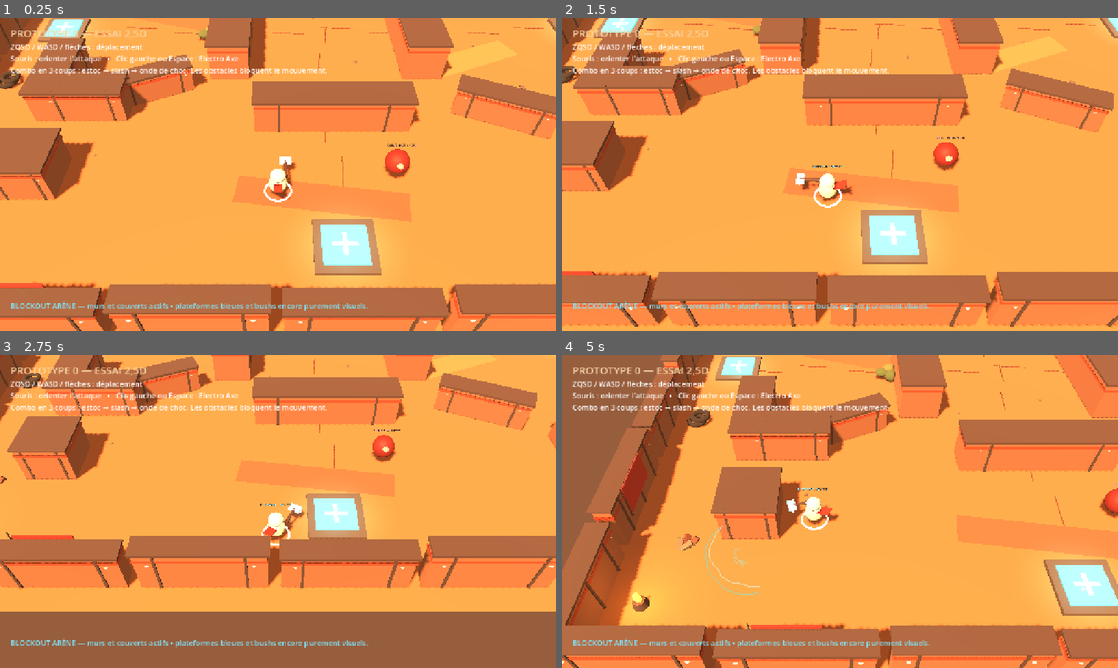
Above: before the commit, frames 1-4 (two rows, left to right).
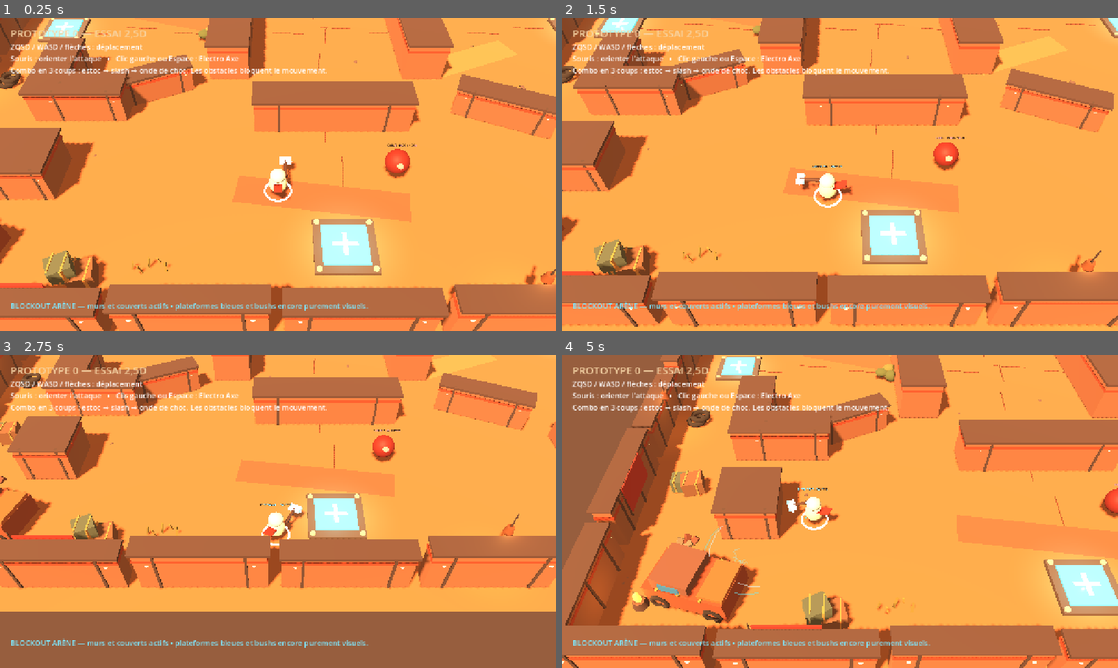
Above: after the commit, the same moments.

Repository: aKoMoses/PROTOTYPE-V0.1
Game: Godot game, scene res://scenes/main.tscn
Same seed, same stepped clock (60 frames per second), same inputs: the game is played once before the commit and once after it.
Inputs (mouse positions are in pixels of both pictures, inside the frame that each line leads up to):
- Up to frame 1 (0.25 s): no input
- Up to frame 2 (1.5 s): move the mouse to (962, 158) at 0.52 s; hold D 0.53-1.28 s; hold Q 0.53-1.28 s; click (962, 158) at 0.67 s; tap Space at 0.77 s; move the mouse to (728, 190) at 1.27 s; hold S from 1.28 s (still down); tap Z at 1.35 s
- Up to frame 3 (2.75 s): tap Space at 1.52 s; move the mouse to (333, 442) at 2.02 s; release S at 2.03 s; hold D from 2.03 s (still down); hold Q from 2.03 s (still down)
- Up to frame 4 (5 s): move the mouse to (812, 574) at 2.77 s; release D at 2.78 s; release Q at 2.78 s; hold W 2.78-3.53 s; tap Z at 2.85, 4.35 s; click (812, 574) at 2.92 s; tap Space at 3.02, 3.77, 4.52 s; move the mouse to (1006, 558) at 3.52 s; hold Q 3.53-4.28 s; hold A from 3.53 s (still down); move the mouse to (673, 464) at 4.27 s

The runs differ from the first frame. In frame 1, 1.8% of the frame differs, in the area x 0-100%, y 0-88%; in frame 2, 1.6%; in frame 3, 1.8%; in frame 4, 5.3%, in the area x 6-98%, y 0-88%.

Commit message:
Push arena art toward scrapyard reference

Diff:
--- a/scripts/main.gd
+++ b/scripts/main.gd
@@ -101,6 +101,209 @@
 	_create_scrap_pile("ScrapPileSouth", Vector3(19.0, 0.0, 21.2), 0.9)
 	_create_scrap_pile("ScrapPileWest", Vector3(-21.2, 0.0, 18.0), 0.75)
 	_create_scrap_pile("ScrapPileEast", Vector3(21.2, 0.0, -18.0), 0.75)
+	_create_wrecked_vehicle("WreckNorthWest", Vector3(-20.0, 0.0, -21.0), 18.0, true)
+	_create_wrecked_vehicle("WreckNorthEast", Vector3(20.0, 0.0, -21.0), -12.0, false)
+	_create_wrecked_vehicle("WreckSouthWest", Vector3(-20.0, 0.0, 21.0), 164.0, false)
+	_create_wrecked_vehicle("WreckSouthEast", Vector3(20.0, 0.0, 21.0), 192.0, true)
+	_create_barrel_cluster("BarrelsNorth", Vector3(-14.0, 0.0, -23.1), 3)
+	_create_barrel_cluster("BarrelsSouth", Vector3(14.0, 0.0, 23.1), 3)
+	_create_barrel_cluster("BarrelsWest", Vector3(-23.1, 0.0, -13.0), 2)
+	_create_barrel_cluster("BarrelsEast", Vector3(23.1, 0.0, 13.0), 2)
+	_create_crate_stack("CratesNorth", Vector3(13.8, 0.0, -22.5), 3)
+	_create_crate_stack("CratesSouth", Vector3(-13.8, 0.0, 22.5), 3)
+	_create_crate_stack("CratesWest", Vector3(-22.5, 0.0, 13.5), 2)
+	_create_crate_stack("CratesEast", Vector3(22.5, 0.0, -13.5), 2)
+	_create_hanging_lamp("LampNorth", Vector3(-8.0, 3.1, -24.2))
+	_create_hanging_lamp("LampSouth", Vector3(8.0, 3.1, 24.2))
+	_create_hanging_lamp("LampWest", Vector3(-24.2, 3.1, 8.0), 90.0)
+	_create_hanging_lamp("LampEast", Vector3(24.2, 3.1, -8.0), 90.0)
+	_create_dead_grass_line(Vector3(-22.0, 0.0, -10.0), 5, 0.8)
+	_create_dead_grass_line(Vector3(22.0, 0.0, 10.0), 5, 0.8)
+	_create_dead_grass_line(Vector3(-10.0, 0.0, 22.0), 5, 0.7)
+	_create_dead_grass_line(Vector3(10.0, 0.0, -22.0), 5, 0.7)
+
+
+func _create_wrecked_vehicle(node_name: String, vehicle_position: Vector3, rotation_y: float, with_crates: bool) -> void:
+	var root := Node3D.new()
+	root.name = node_name
+	root.position = vehicle_position
+	root.rotation_degrees.y = rotation_y
+	var body := MeshInstance3D.new()
+	var body_mesh := BoxMesh.new()
+	body_mesh.size = Vector3(4.4, 1.25, 2.55)
+	body.mesh = body_mesh
+	body.position.y = 0.78
+	body.rotation_degrees.z = -3.0
+	body.material_override = _material(Color("#89452e"), 0.88)
+	root.add_child(body)
+	var hood := MeshInstance3D.new()
+	var hood_mesh := BoxMesh.new()
+	hood_mesh.size = Vector3(1.35, 0.46, 2.25)
+	hood.mesh = hood_mesh
+	hood.position = Vector3(-1.48, 1.46, 0.0)
+	hood.rotation_degrees.z = -4.0
+	hood.material_override = _material(Color("#a85b34"), 0.82)
+	root.add_child(hood)
+	var cabin := MeshInstance3D.new()
+	var cabin_mesh := BoxMesh.new()
+	cabin_mesh.size = Vector3(1.95, 1.12, 2.28)
+	cabin.mesh = cabin_mesh
+	cabin.position = Vector3(0.65, 1.55, 0.0)
+	cabin.rotation_degrees.z = 4.0
+	cabin.material_override = _material(Color("#6b4a3e"), 0.84)
+	root.add_child(cabin)
+	for side in [-1.0, 1.0]:
+		var window := MeshInstance3D.new()
+		var window_mesh := BoxMesh.new()
+		window_mesh.size = Vector3(1.1, 0.48, 0.05)
+		window.mesh = window_mesh
+		window.position = Vector3(0.65, 1.65, side * 1.17)
+		window.material_override = _material(Color("#24383a"), 0.28, Color("#172a2f"))
+		root.add_child(window)
+	for wheel_position in [Vector3(-1.45, 0.32, -1.28), Vector3(-1.45, 0.32, 1.28), Vector3(1.45, 0.32, -1.28), Vector3(1.45, 0.32, 1.28)]:
+		var wheel := MeshInstance3D.new()
+		var wheel_mesh := TorusMesh.new()
+		wheel_mesh.inner_radius = 0.30
+		wheel_mesh.outer_radius = 0.55
+		wheel_mesh.rings = 8
+		wheel_mesh.ring_segments = 12
+		wheel.mesh = wheel_mesh
+		wheel.position = wheel_position
+		wheel.rotation_degrees.x = 90.0
+		wheel.material_override = _material(Color("#272625"), 1.0)
+		root.add_child(wheel)
+	for index in range(3):
+		var brace := MeshInstance3D.new()
+		var brace_mesh := BoxMesh.new()
+		brace_mesh.size = Vector3(0.13, 0.12, 2.58)
+		brace.mesh = brace_mesh
+		brace.position = Vector3(-1.0 + float(index) * 1.15, 1.45, 0.0)
+		brace.material_override = _material(Color("#c38345"), 0.7)
+		root.add_child(brace)
+	if with_crates:
+		_create_vehicle_crate(root, Vector3(0.8, 2.45, -0.55), 0.75)
+		_create_vehicle_crate(root, Vector3(1.1, 2.45, 0.58), 0.62)
+	add_child(root)
+
+
+func _create_vehicle_crate(parent: Node3D, local_position: Vector3, crate_scale: float) -> void:
+	var crate := MeshInstance3D.new()
+	var crate_mesh := BoxMesh.new()
+	crate_mesh.size = Vector3(1.05, 0.72, 0.88) * crate_scale
+	crate.mesh = crate_mesh
+	crate.position = local_position
+	crate.rotation_degrees = Vector3(0.0, 18.0, -4.0)
+	crate.material_override = _material(Color("#596247"), 0.95)
+	parent.add_child(crate)
+
+
+func _create_barrel_cluster(node_name: String, cluster_position: Vector3, count: int) -> void:
+	var root := Node3D.new()
+	root.name = node_name
+	root.position = cluster_position
+	for index in range(count):
+		var barrel := MeshInstance3D.new()
+		var barrel_mesh := CylinderMesh.new()
+		barrel_mesh.top_radius = 0.42
+		barrel_mesh.bottom_radius = 0.50
+		barrel_mesh.height = 1.05
+		barrel.mesh = barrel_mesh
+		barrel.position = Vector3(float(index % 2) * 0.76, 0.54 + float(index / 2) * 0.82, float(index % 2) * 0.18)
+		barrel.rotation_degrees = Vector3(0.0, float(index) * 17.0, float(index % 2) * 4.0)
+		barrel.material_override = _material(Color("#8b4931") if index % 2 == 0 else Color("#555744"), 0.84)
+		root.add_child(barrel)
+		for band_height in [0.24, 0.78]:
+			var band := MeshInstance3D.new()
+			var band_mesh := TorusMesh.new()
+			band_mesh.inner_radius = 0.42
+			band_mesh.outer_radius = 0.47
+			band_mesh.rings = 8
+			band_mesh.ring_segments = 12
+			band.mesh = band_mesh
+			band.position = barrel.position + Vector3.UP * (band_height - 0.54)
+			band.material_override = _material(Color("#c18445"), 0.7)
+			root.add_child(band)
+	add_child(root)
+
+
+func _create_crate_stack(node_name: String, stack_position: Vector3, count: int) -> void:
+	var root := Node3D.new()
+	root.name = node_name
+	root.position = stack_position
+	for index in range(count):
+		var crate := MeshInstance3D.new()
+		var crate_mesh := BoxMesh.new()
+		crate_mesh.size = Vector3(1.35, 1.0, 1.25) * (0.82 + float(index % 2) * 0.12)
+		crate.mesh = crate_mesh
+		crate.position = Vector3(float(index % 2) * 0.72, 0.5 + float(index / 2) * 0.94, float(index % 3) * 0.16)
+		crate.rotation_degrees = Vector3(0.0, float(index) * 13.0, float(index % 2) * 3.0)
+		crate.material_override = _material(Color("#4e5a4a") if index % 2 == 0 else Color("#72513a"), 0.94)
+		root.add_child(crate)
+		for axis in [-1.0, 1.0]:
+			var strap := MeshInstance3D.new()
+			var strap_mesh := BoxMesh.new()
+			strap_mesh.size = Vector3(0.09, crate_mesh.size.y + 0.08, crate_mesh.size.z + 0.06) if absf(axis) > 0.0 else Vector3(0.09, 0.1, 0.1)
+			strap.mesh = strap_mesh
+			strap.position = crate.position + Vector3(axis * crate_mesh.size.x * 0.29, 0.0, 0.0)
+			strap.material_override = _material(Color("#b57d46"), 0.78)
+			root.add_child(strap)
+	add_child(root)
+
+
+func _create_hanging_lamp(node_name: String, lamp_position: Vector3, rotation_y: float = 0.0) -> void:
+	var root := Node3D.new()
+	root.name = node_name
+	root.position = lamp_position
+	root.rotation_degrees.y = rotation_y
+	var chain := MeshInstance3D.new()
+	var chain_mesh := CylinderMesh.new()
+	chain_mesh.top_radius = 0.035
+	chain_mesh.bottom_radius = 0.035
+	chain_mesh.height = 1.1
+	chain.mesh = chain_mesh
+	chain.position.y = 0.55
+	chain.material_override = _material(Color("#3e3230"), 0.9)
+	root.add_child(chain)
+	var lantern := MeshInstance3D.new()
+	var lantern_mesh := CylinderMesh.new()
+	lantern_mesh.top_radius = 0.18
+	lantern_mesh.bottom_radius = 0.25
+	lantern_mesh.height = 0.46
+	lantern.mesh = lantern_mesh
+	lantern.position.y = -0.05
+	lantern.material_override = _material(Color("#7c4a2e"), 0.72)
+	root.add_child(lantern)
+	var glow := MeshInstance3D.new()
+	var glow_mesh := SphereMesh.new()
+	glow_mesh.radius = 0.13
+	glow_mesh.height = 0.24
+	glow.mesh = glow_mesh
+	glow.position.y = -0.05
+	glow.material_override = _material(Color("#ffd275"), 0.25, Color("#ff9b35"))
+	root.add_child(glow)
+	var light := OmniLight3D.new()
+	light.position.y = -0.05
+	light.light_color = Color("#ffb55b")
+	light.light_energy = 1.2
+	light.omni_range = 4.5
+	root.add_child(light)
+	add_child(root)
+
+
+func _create_dead_grass_line(line_position: Vector3, count: int, grass_scale: float) -> void:
+	var root := Node3D.new()
+	root.name = "DryGrass"
+	root.position = line_position
+	for index in range(count):
+		var blade := MeshInstance3D.new()
+		var blade_mesh := BoxMesh.new()
+		blade_mesh.size = Vector3(0.08, 0.75 + float(index % 3) * 0.18, 0.18) * grass_scale
+		blade.mesh = blade_mesh
+		blade.position = Vector3(float(index) * 0.42 - float(count - 1) * 0.2, blade_mesh.size.y * 0.5, sin(float(index) * 1.7) * 0.3)
+		blade.rotation_degrees = Vector3(0.0, float(index) * 19.0, -12.0 + float(index % 2) * 23.0)
+		blade.material_override = _material(Color("#766b35") if index % 2 == 0 else Color("#96743b"), 1.0)
+		root.add_child(blade)
+	add_child(root)
 
 
 func _create_ground_details() -> void:
@@ -199,7 +402,37 @@
 	light.light_energy = 1.3
 	light.omni_range = 5.0
 	root.add_child(light)
-	add_child(root)
+	var smoke := GPUParticles3D.new()
+	smoke.amount = 10
+	smoke.lifetime = 2.6
+	smoke.preprocess = 1.3
+	smoke.visibility_aabb = AABB(Vector3(-2.0, 0.0, -2.0), Vector3(4.0, 5.0, 4.0))
+	var smoke_process := ParticleProcessMaterial.new()
+	smoke_process.direction = Vector3.UP
+	smoke_process.spread = 18.0
+	smoke_process.initial_velocity_min = 0.35
+	smoke_process.initial_velocity_max = 0.8
+	smoke_process.gravity = Vector3(0.0, 0.4, 0.0)
+	smoke_process.scale_min = 0.16
+	smoke_process.scale_max = 0.28
+	smoke.process_material = smoke_process
+	var smoke_mesh := SphereMesh.new()
+	smoke_mesh.radius = 0.20
+	smoke_mesh.height = 0.35
+	smoke_mesh.material = _create_smoke_material()
+	smoke.draw_pass_1 = smoke_mesh
+	smoke.position.y = 0.85
+	smoke.emitting = true
+	root.add_child(smoke)
+	add_child(root)
+
+
+func _create_smoke_material() -> StandardMaterial3D:
+	var material := StandardMaterial3D.new()
+	material.transparency = BaseMaterial3D.TRANSPARENCY_ALPHA
+	material.shading_mode = BaseMaterial3D.SHADING_MODE_UNSHADED
+	material.albedo_color = Color(0.24, 0.22, 0.20, 0.22)
+	return material
 
 
 func _create_scrap_pile(node_name: String, pile_position: Vector3, pile_scale: float) -> void:
@@ -321,6 +554,16 @@
 	base.position.y = 0.12
 	base.material_override = _material(Color("#594b40"), 0.75)
 	root.add_child(base)
+	for corner_position in [Vector3(-1.42, 0.22, -1.42), Vector3(1.42, 0.22, -1.42), Vector3(-1.42, 0.22, 1.42), Vector3(1.42, 0.22, 1.42)]:
+		var bolt := MeshInstance3D.new()
+		var bolt_mesh := CylinderMesh.new()
+		bolt_mesh.top_radius = 0.15
+		bolt_mesh.bottom_radius = 0.18
+		bolt_mesh.height = 0.22
+		bolt.mesh = bolt_mesh
+		bolt.position = corner_position
+		bolt.material_override = _material(Color("#bc7841"), 0.62, Color("#6e3d29"))
+		root.add_child(bolt)
 	var screen := MeshInstance3D.new()
 	var screen_mesh := BoxMesh.new()
 	screen_mesh.size = Vector3(2.45, 0.10, 2.45)
